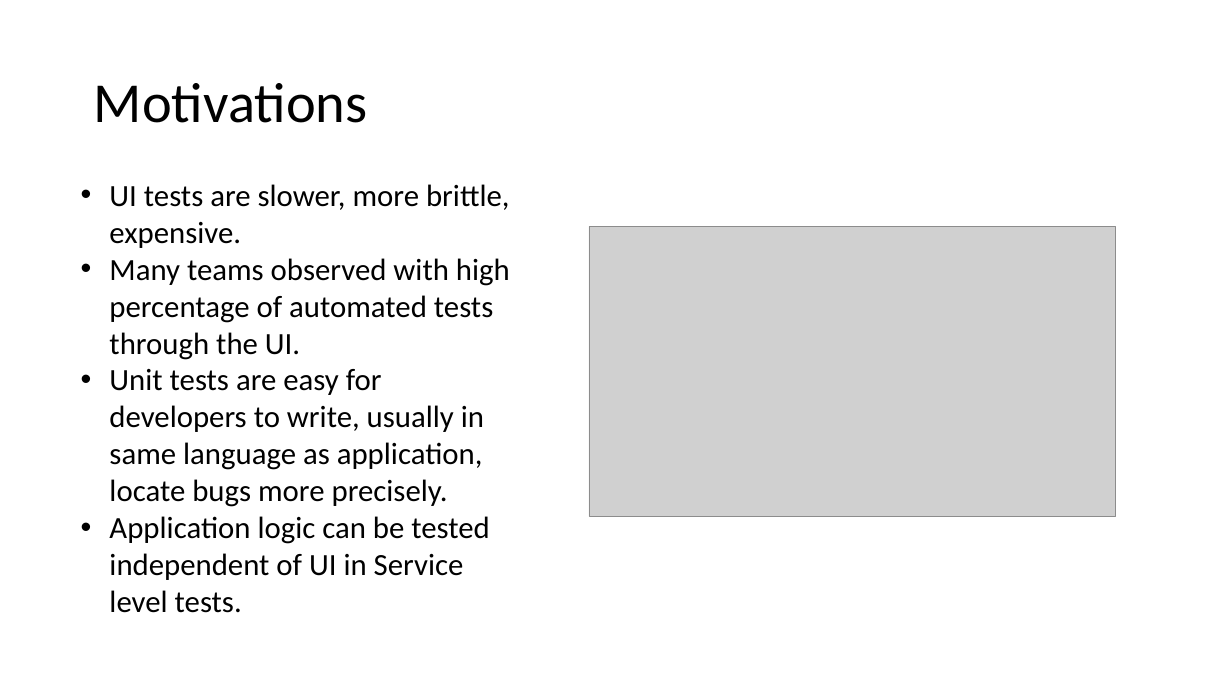
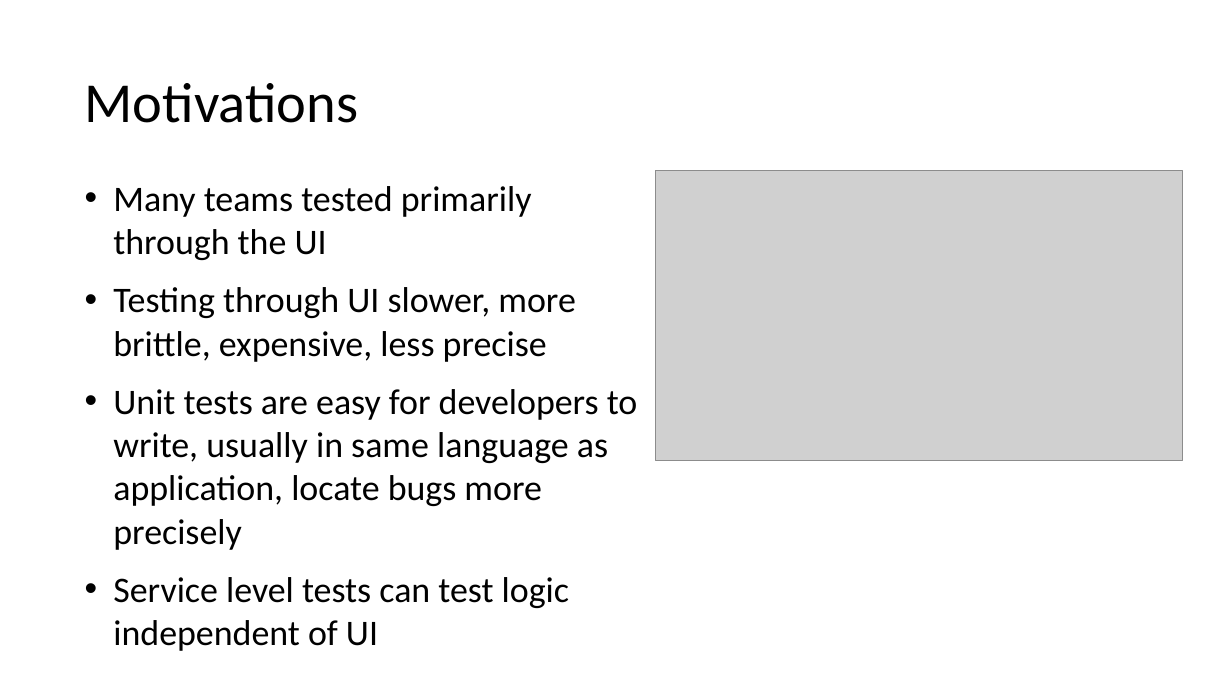
Before and after one commit to weaverj/testpyramidexample, a slide deck: slide 3 of Test Pyramid Presentation.pptx. Drawn at 1232x693 pixels with LibreOffice and Linux fonts; fonts in the diff are those of the drawing; grey boxes stand for pictures; background and template pictures are left out. Boxes give left, top, right and bottom in pixels: in the first picture for what was removed or moved away, otherwise in the second. Text is boxed around its words. In the diff, an @@ line names an element or a change of style, - is before the commit and + after.

Commit message:
presentation updates

```diff
--- a/Test Pyramid Presentation.pptx
+++ b/Test Pyramid Presentation.pptx
@@ title "Motivations": place and size @@
-title "Motivations" at (94, 83, 368, 123)
+title "Motivations" at (85, 83, 359, 123)
@@ picture: place and size @@
-picture at (589, 226, 1116, 517)
+picture at (656, 171, 1183, 461)
@@ text at (113, 186, 638, 651): text changed; size 24 to 28 pt @@
-• UI tests are slower, more brittle, expensive.
-• Many teams observed with high percentage of automated tests through the UI.
-• Unit tests are easy for developers to write, usually in same language as application, locate bugs more precisely.
-• Application logic can be tested independent of UI in Service level tests.
+• Many teams tested primarily through the UI
+• Testing through UI slower, more brittle, expensive, less precise
+• Unit tests are easy for developers to write, usually in same language as application, locate bugs more precisely
+• Service level tests can test logic independent of UI
```
Also in this commit, not shown: 5 other slides changed, 1 slide added.
